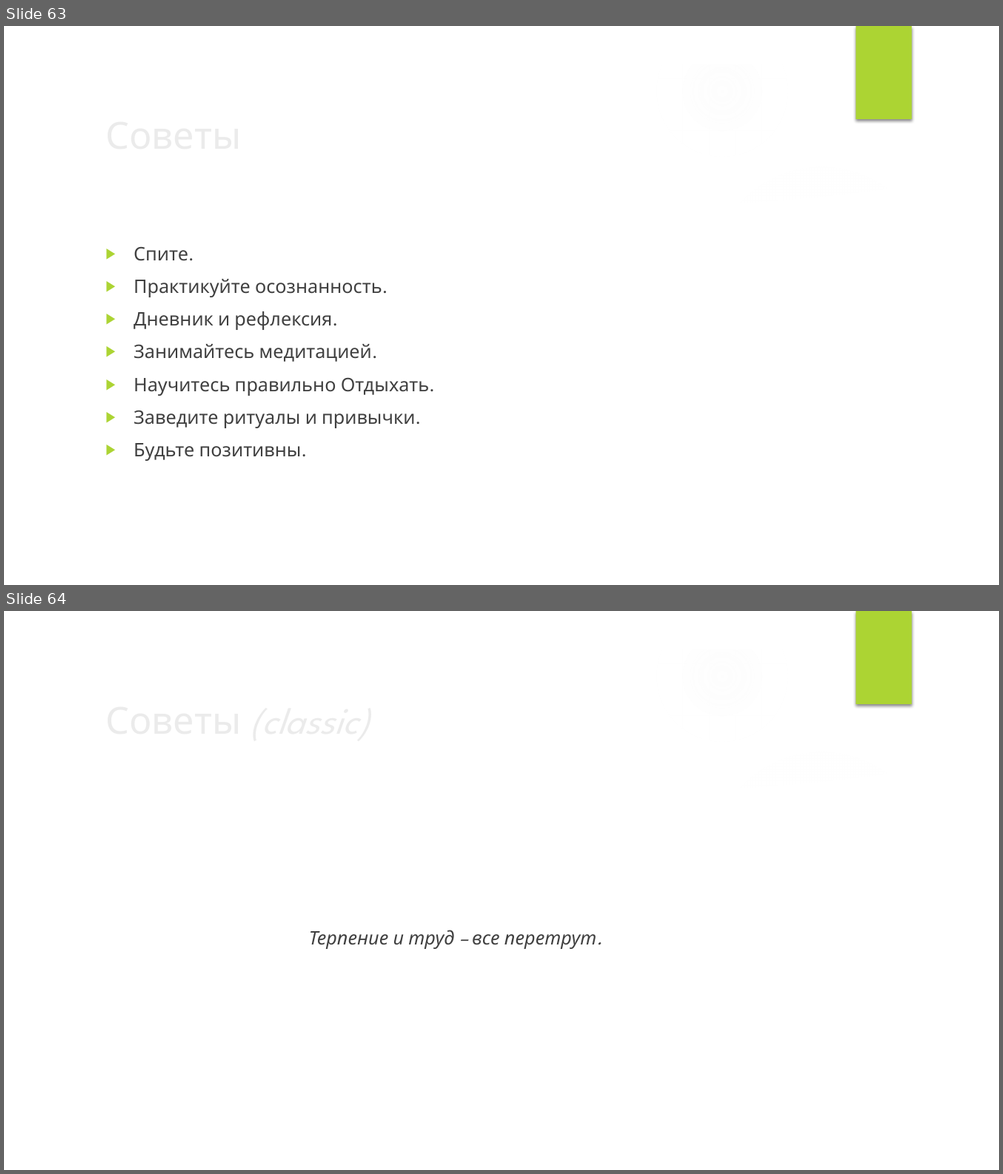
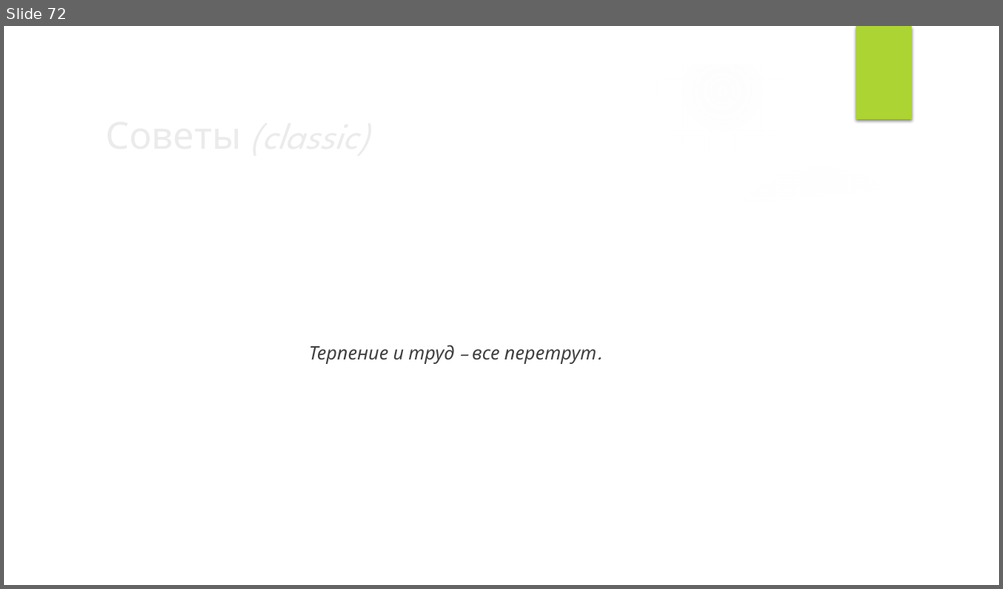
Before and after one commit to VladimirMakarevich/presentations, a slide deck: softskills/willpower/willpower.pptx. Shown one above the other, each under a label of ours: slides 63 and 64 before the commit, slide 72 after it. The pictures are 1003x1174 and 1003x589 pixels, drawn with LibreOffice and Linux fonts; fonts in the diff are those of the drawing; background and template pictures are left out. Boxes give left, top, right and bottom in pixels: in the first picture for what was removed or moved away, otherwise in the second. Text is boxed around its words. In the diff, an @@ line names an element or a change of style, - is before the commit and + after.

```diff
--- a/softskills/willpower/willpower.pptx
+++ b/softskills/willpower/willpower.pptx
@@ slide 63 removed at (4,26,999,585), background picture (left out); not listed: 9 template elements that a slide beside it also shows @@
@@ title removed at (98,105,813,163) @@
-Советы
@@ text removed at (134,247,429,461) @@
-▶ Спите.
-▶ Практикуйте осознанность.
-▶ Дневник и рефлексия.
-▶ Занимайтесь медитацией.
-▶ Научитесь правильно Отдыхать.
-▶ Заведите ритуалы и привычки.
-▶ Будьте позитивны.
@@ what was slide 64 is now slide 72 @@
```
Also in this commit, not shown: 5 slides changed, 9 slides added.
